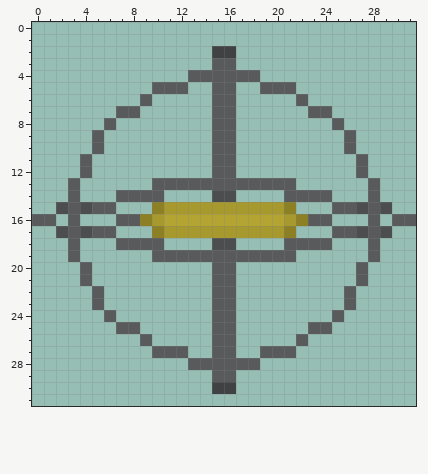
Pixel-art file, stored at Armas/Gyro Sculture/test gyro.aseprite. The picture above was drawn from the file before the commit.
32x32 pixels, 1 frame. Colours within 5 levels of each other are drawn and written as one.
And afterwards:
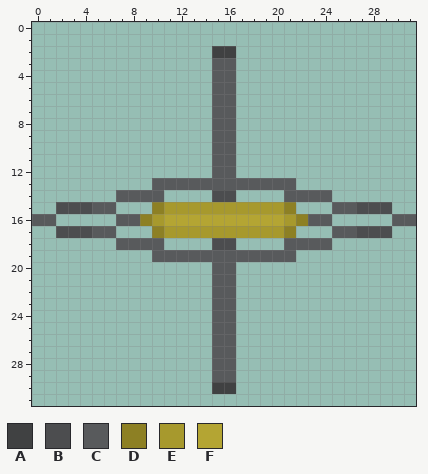
Palette (. is transparent): A #404142  B #4c4d4f  C #585a5c  D #8d8024  E #a7992d  F #b4a533
Edits made:
layer "Layer 3" now hidden
@@ x 0..31 @@
  3 ...............CC...............
- 4 .............CCCCCC.............
- 5 ..........CCC..CC..CCC..........
- 6 .........C.....CC.....C.........
- 7 .......CC......CC......CC.......
- 8 ......C........CC........C......
- 9 .....C.........CC.........C.....
-10 .....C.........CC.........C.....
-11 ....C..........CC..........C....
-12 ....C..........CC..........C....
-13 ...C......CCCCCCCCCCCC......C...
-14 ...C...CCCC....BB....CCCC...C...
-15 ..BCBCC...DEEEEEEEEEED...CCBCB..
-16 CC.C...CCDEFFFFFFFFFFEDCC...C.CC
-17 ..BCBCC...DEEEEEEEEEED...CCBCB..
-18 ...C...CCCC....BB....CCCC...C...
-19 ...C......CCCCCCCCCCCC......C...
-20 ....C..........CC..........C....
-21 ....C..........CC..........C....
-22 .....C.........CC.........C.....
-23 .....C.........CC.........C.....
-24 ......C........CC........C......
-25 .......CC......CC......CC.......
-26 .........C.....CC.....C.........
-27 ..........CCC..CC..CCC..........
-28 .............CCCCCC.............
+ 4 ...............CC...............
+ 5 ...............CC...............
+ 6 ...............CC...............
+ 7 ...............CC...............
+ 8 ...............CC...............
+ 9 ...............CC...............
+10 ...............CC...............
+11 ...............CC...............
+12 ...............CC...............
+13 ..........CCCCCCCCCCCC..........
+14 .......CCCC....BB....CCCC.......
+15 ..BBBCC...DEEEEEEEEEED...CCBBB..
+16 CC.....CCDEFFFFFFFFFFEDCC.....CC
+17 ..BBBCC...DEEEEEEEEEED...CCBBB..
+18 .......CCCC....BB....CCCC.......
+19 ..........CCCCCCCCCCCC..........
+20 ...............CC...............
+21 ...............CC...............
+22 ...............CC...............
+23 ...............CC...............
+24 ...............CC...............
+25 ...............CC...............
+26 ...............CC...............
+27 ...............CC...............
+28 ...............CC...............
 29 ...............CC...............
Changed places in both pictures, as pixel boxes (x1, y1, x2, y2):
changed: (68, 70, 380, 370)
